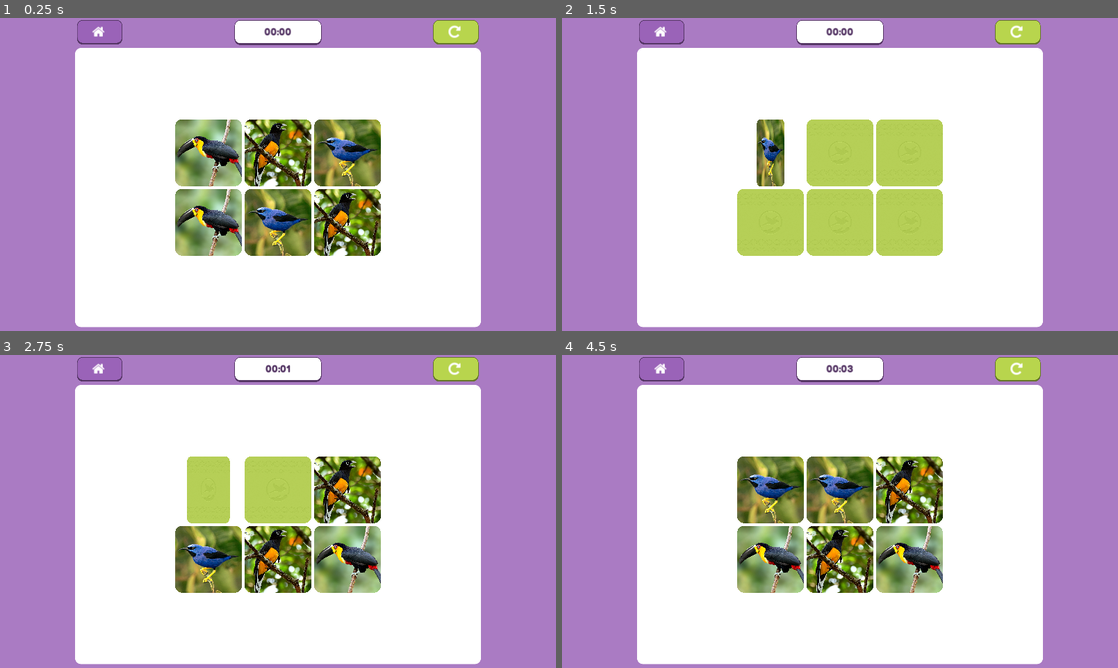
Above: before the commit, frames 1-4 (two rows, left to right).
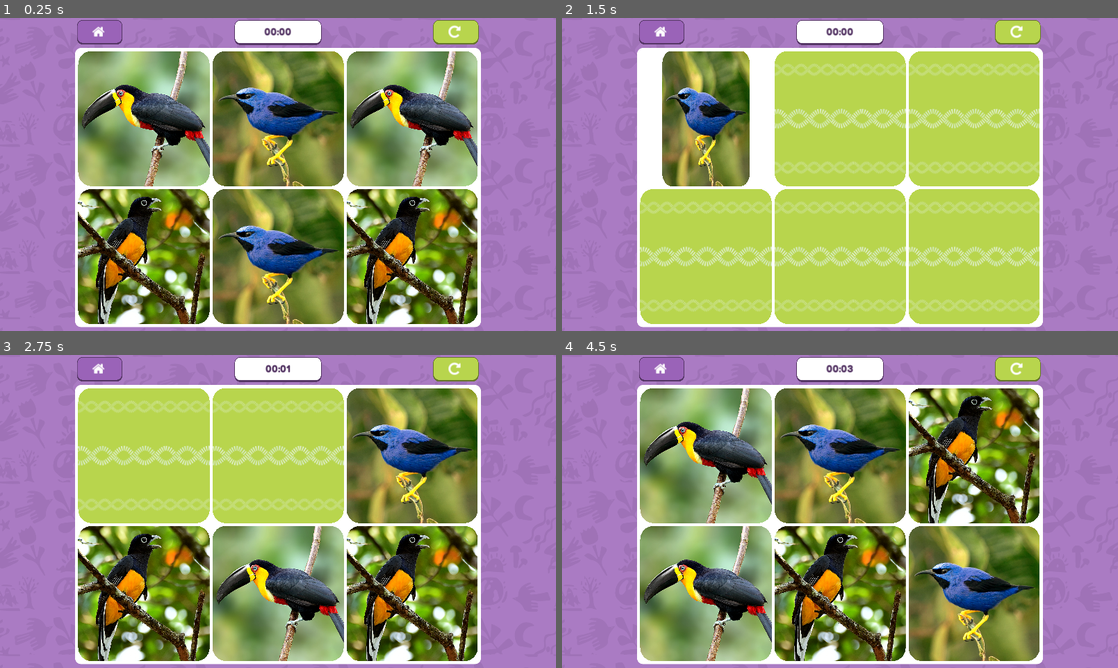
Above: after the commit, the same moments.

Repository: Plataforma-Ciencia-em-Sintese/memory-game
Game: Godot game, scene res://main/main.tscn
The game is run twice, just before and just after one commit, with the same random seed, the same clock (stepped at 60 frames per second) and the same inputs.
Inputs:
- Up to frame 1 (0.25 s): no input
- Up to frame 2 (1.5 s): click "" at 0.5 s; click "Sai De Perna Amarela" at 1.25 s
- Up to frame 3 (2.75 s): click "Tucano De Bico Preto" at 2 s
- Up to frame 4 (4.5 s): click "" at 2.75 s; click "" at 3.5 s; click "" at 4.25 s

The runs differ from the first frame. In frame 1, 59% of the frame differs, in the area x 14-86%, y 10-98%; in frame 2, 47%; in frame 3, 56%; in frame 4, 59%.

Commit message:
fix UI elements and animation duration

Diff:
--- a/memory-game/game/card/card.gd
+++ b/memory-game/game/card/card.gd
@@ -106,7 +106,7 @@
 
 	rect_pivot_offset = Vector2(rect_size.x/2, rect_size.x/2)
 
-	tween.interpolate_property(self, "rect_scale:x", temporary_scale_x, 0.0, 0.18,
+	tween.interpolate_property(self, "rect_scale:x", temporary_scale_x, 0.0, 0.1,
 			Tween.TRANS_LINEAR,Tween.EASE_OUT)
 	tween.start()
 
@@ -117,7 +117,7 @@
 		State.BACK:
 			set_current_state(State.FRONT)
 
-	tween.interpolate_property(self, "rect_scale:x", 0.0, temporary_scale_x, 0.18,
+	tween.interpolate_property(self, "rect_scale:x", 0.0, temporary_scale_x, 0.1,
 			Tween.TRANS_LINEAR,Tween.EASE_OUT)
 	tween.start()
 
--- a/memory-game/game/card/card.tscn
+++ b/memory-game/game/card/card.tscn
@@ -20,13 +20,16 @@
 
 [node name="CardButton" type="TextureButton"]
 material = SubResource( 5 )
-margin_right = 220.0
-margin_bottom = 220.0
+anchor_right = 0.560417
+anchor_bottom = 0.996296
 rect_min_size = Vector2( 230, 230 )
+size_flags_horizontal = 3
+size_flags_vertical = 3
 texture_normal = ExtResource( 3 )
 expand = true
 script = ExtResource( 4 )
 __meta__ = {
+"_edit_use_anchors_": true,
 "_editor_description_": ""
 }
 
--- a/memory-game/game/game.gd
+++ b/memory-game/game/game.gd
@@ -50,7 +50,7 @@
 
 
 #  [ONREADY_VARIABLES]
-onready var grid := $VBoxContainer/GameContainer/AspectRatioContainer/GridContainer
+onready var grid := $VBoxContainer/GameContainer/MarginContainer/GridContainer
 onready var timer_label := $VBoxContainer/BarContainer/HBoxContainer/HBoxContainer/Time
 onready var timer:= $Timer
 onready var failed_attempt_label := $VBoxContainer/BarContainer/HBoxContainer/HBoxContainer/FailedAttempt
@@ -87,17 +87,17 @@
 		GameMode.EASY:
 			load_card_images()
 			_make_grid(get_current_mode())
-			show_cards(1.0)
+			show_cards(0.5)
 
 		GameMode.MEDIUM:
 			load_card_images()
 			_make_grid(get_current_mode())
-			show_cards(1.0)
+			show_cards(0.5)
 
 		GameMode.HARD:
 			load_card_images()
 			_make_grid(get_current_mode())
-			show_cards(1.0)
+			show_cards(0.5)
 
 
 func get_current_mode() -> int:
@@ -151,17 +151,18 @@
 
 
 func shuffle_cards() -> void:
-	# to spin positions
-	for card in grid.get_children():
-		var temporary_position: Vector2 = Vector2(0.0, 0.0)
-		var ramdom_card := grid.get_child(random_number(0, grid.get_children().size()-1))
-		temporary_position = card.get_position()
-		card.set_position(ramdom_card.get_position())
-		ramdom_card.set_position(temporary_position)
-
-		var temporary_index: int = card.get_position_in_parent()
-		grid.move_child(card, ramdom_card.get_position_in_parent())
-		grid.move_child(ramdom_card, temporary_index)
+	var steps: int = 16
+	for _i in range(0, steps):
+		for card in grid.get_children():
+			var temporary_position: Vector2 = Vector2(0.0, 0.0)
+			var ramdom_card := grid.get_child(random_number(0, grid.get_children().size()-1))
+			temporary_position = card.get_position()
+			card.set_position(ramdom_card.get_position())
+			ramdom_card.set_position(temporary_position)
+
+			var temporary_index: int = card.get_position_in_parent()
+			grid.move_child(card, ramdom_card.get_position_in_parent())
+			grid.move_child(ramdom_card, temporary_index)
 
 
 func show_cards(time: float) -> void:
--- a/memory-game/game/game.tscn
+++ b/memory-game/game/game.tscn
@@ -1,8 +1,9 @@
-[gd_scene load_steps=23 format=2]
+[gd_scene load_steps=24 format=2]
 
 [ext_resource path="res://assets/fonts/JetBrainsMonoNerdFontCompleteM-Regular.ttf" type="DynamicFontData" id=1]
 [ext_resource path="res://game/game.gd" type="Script" id=2]
 [ext_resource path="res://assets/fonts/FredokaOne/FredokaOne-Regular.ttf" type="DynamicFontData" id=3]
+[ext_resource path="res://assets/themes/default/bg_memoria.png" type="Texture" id=4]
 
 [sub_resource type="DynamicFont" id=1]
 size = 70
@@ -199,6 +200,13 @@
 anchor_right = 1.0
 anchor_bottom = 1.0
 color = Color( 0.666667, 0.482353, 0.764706, 1 )
+
+[node name="Texture" type="TextureRect" parent="."]
+self_modulate = Color( 0.635294, 0.454902, 0.733333, 0.0705882 )
+anchor_right = 1.0
+anchor_bottom = 1.0
+texture = ExtResource( 4 )
+stretch_mode = 2
 
 [node name="VBoxContainer" type="VBoxContainer" parent="."]
 anchor_left = 0.5
@@ -342,15 +350,23 @@
 margin_bottom = 962.0
 custom_styles/panel = SubResource( 10 )
 
-[node name="AspectRatioContainer" type="AspectRatioContainer" parent="VBoxContainer/GameContainer"]
-margin_left = 700.0
-margin_top = 481.0
-margin_right = 700.0
-margin_bottom = 481.0
-size_flags_horizontal = 4
-size_flags_vertical = 4
-
-[node name="GridContainer" type="GridContainer" parent="VBoxContainer/GameContainer/AspectRatioContainer"]
+[node name="MarginContainer" type="MarginContainer" parent="VBoxContainer/GameContainer"]
+margin_right = 1400.0
+margin_bottom = 962.0
+size_flags_horizontal = 3
+size_flags_vertical = 3
+custom_constants/margin_right = 10
+custom_constants/margin_top = 10
+custom_constants/margin_left = 10
+custom_constants/margin_bottom = 10
+
+[node name="GridContainer" type="GridContainer" parent="VBoxContainer/GameContainer/MarginContainer"]
+margin_left = 10.0
+margin_top = 10.0
+margin_right = 1390.0
+margin_bottom = 952.0
+size_flags_horizontal = 5
+size_flags_vertical = 5
 custom_constants/vseparation = 10
 custom_constants/hseparation = 10
 columns = 3
Binary file added: memory-game/assets/themes/default/Marca Canal Ciência.png
Not shown, added: memory-game/assets/themes/default/Marca Canal Ciência.png.import
Binary file added: memory-game/assets/themes/default/bg_memoria.png
Not shown, added: memory-game/assets/themes/default/bg_memoria.png.import
Not shown, added: memory-game/assets/themes/default/card_textura.png.import
Binary file added: memory-game/assets/themes/default/fap_branco.png
Not shown, added: memory-game/assets/themes/default/fap_branco.png.import
Binary file added: memory-game/assets/themes/default/logo_home.png
Not shown, added: memory-game/assets/themes/default/logo_home.png.import
Binary file added: memory-game/assets/themes/default/marcas.png
Not shown, added: memory-game/assets/themes/default/marcas.png.import
Binary file added: memory-game/assets/themes/default/personagem_feedback.png
(and 4 more such lines)
